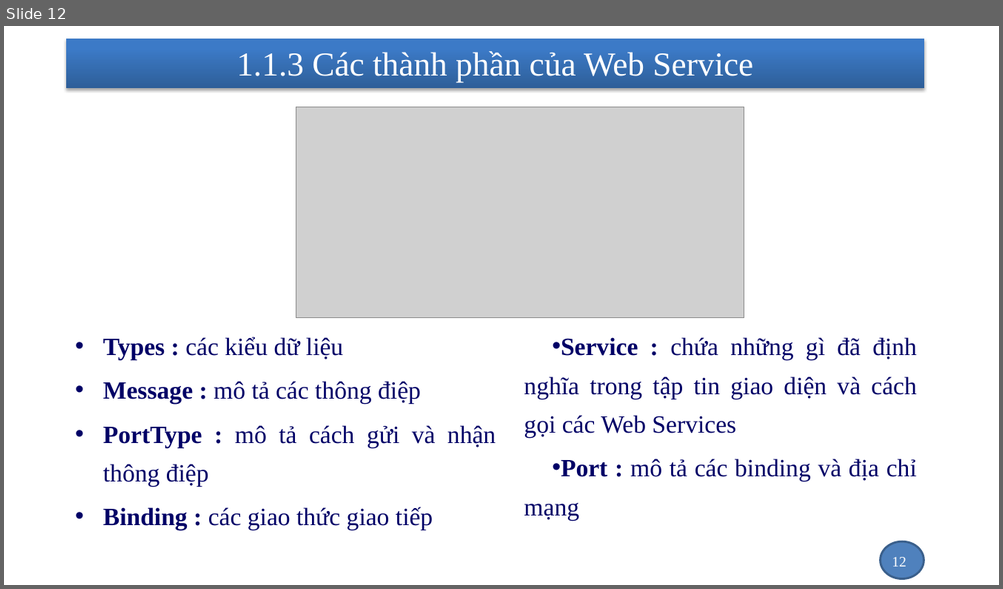
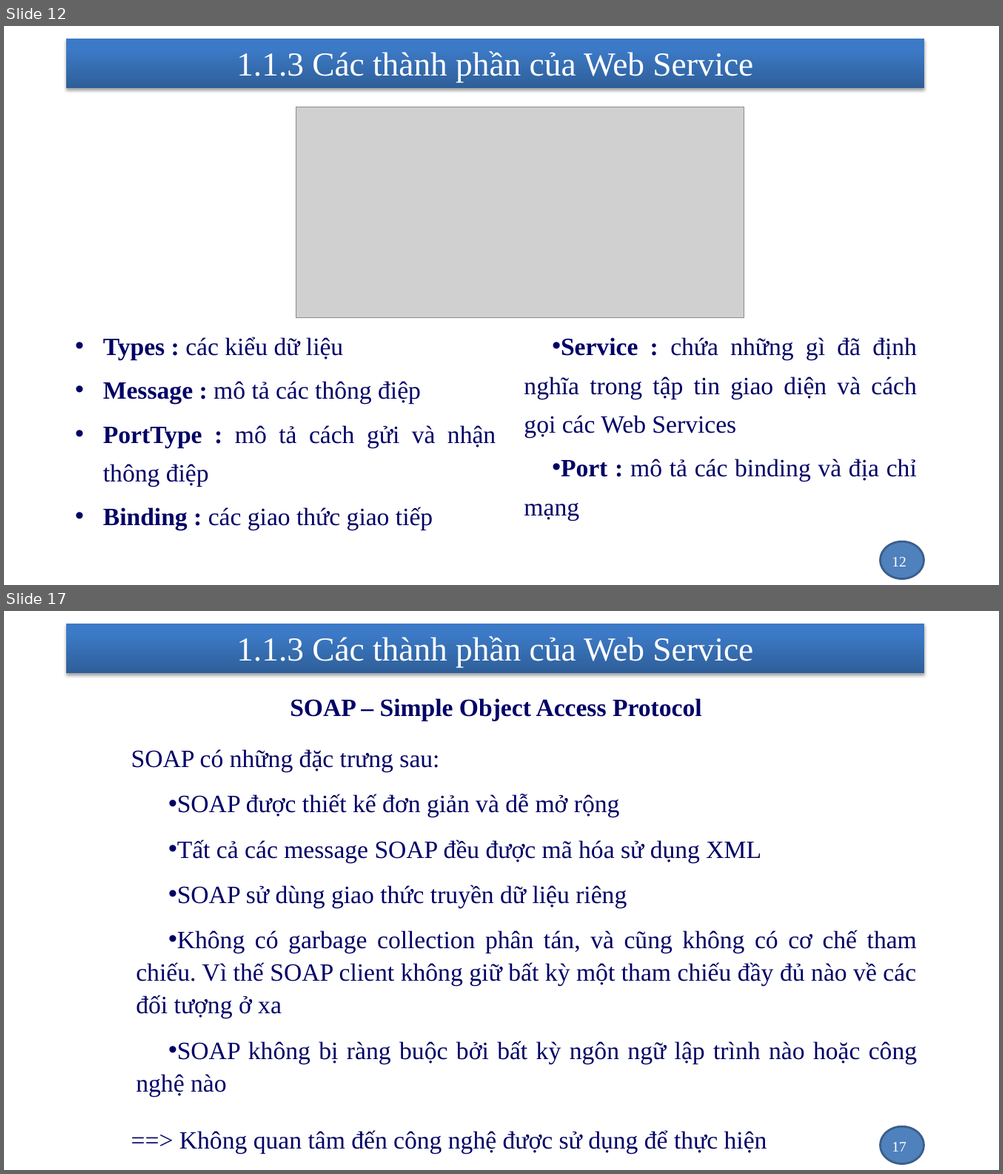
Before and after one commit to nhanhnt/LUANVAN, a slide deck: WORD/luanvan_nhanhnt_ver1.pptx. Shown one above the other, each under a label of ours: slide 12 before the commit, slides 12 and 17 after it; the slides between them are not shown. The pictures are 1003x589 and 1003x1174 pixels, drawn with LibreOffice and Linux fonts; fonts in the diff are those of the drawing; grey boxes stand for pictures; background and template pictures are left out. Boxes give left, top, right and bottom in pixels: in the first picture for what was removed or moved away, otherwise in the second. Text is boxed around its words. In the diff, an @@ line names an element or a change of style, - is before the commit and + after.

```diff
--- a/WORD/luanvan_nhanhnt_ver1.pptx
+++ b/WORD/luanvan_nhanhnt_ver1.pptx
@@ slide 17 added at <box>4,611,999,1170</box>, background picture (left out); not listed: 2 template elements that a slide beside it also shows @@
@@ title added at <box>236,636,753,667</box>, 32.4 pt, text #FFFFFF @@
+1.1.3 Các thành phần của Web Service
@@ text added at <box>131,698,916,1154</box>, 24 pt, text #000066 @@
+SOAP – Simple Object Access Protocol
+    SOAP có những đặc trưng sau:
+    • SOAP được thiết kế đơn giản và dễ mở rộng
+    • Tất cả các message SOAP đều được mã hóa sử dụng XML
+    • SOAP sử dùng giao thức truyền dữ liệu riêng
+    • Không có garbage collection phân tán, và cũng không có cơ chế tham chiếu. Vì thế SOAP client không giữ bất kỳ một tham chiếu đầy đủ nào về các đối tượng ở xa
+    • SOAP không bị ràng buộc bởi bất kỳ ngôn ngữ lập trình nào hoặc công nghệ nào
+    ==> Không quan tâm đến công nghệ được sử dụng để thực hiện
@@ page number added at <box>891,1142,906,1152</box>, 14 pt, text #FFFFFF @@
+17
```
Also in this commit, not shown: 2 slides changed, 14 other slides added, 1 other file.
